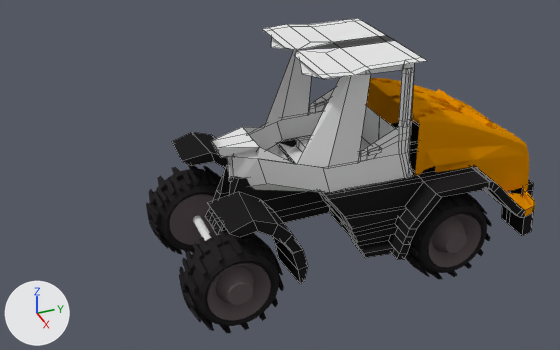
The Blender file Models/Vehicles/Land/LIEBHERRL538/LIEBHERRL538.blend, before and after one commit.
Both versions are drawn from a camera (50 mm lens) standing at (20.93, -6.93, 11.9) and looking at (-0.06, 1.4, -0.32). Lighting does not change. The marker at lower left points along +X, +Y and +Z. Mesh edges are drawn as thin lines on the coarser meshes.

The first picture shows 'BackHood', 'Cab', 'Chassis', 'backLeftRim', 'backLeftRim.002', 'leftBackTire', 'leftTopTire', 'rightLeftRim', 'rightTopTire'.
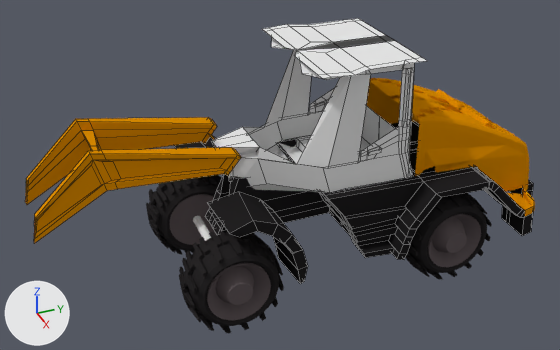
Changed parts and their boxes [x1, y1, x2, y2] in the pictures (560 x 350 px):
'LoaderLiftArm', added
    after: [25, 117, 241, 244]

What the commit changed:
Mesh me_plane_002 is new.
It has 58 vertices, 48 faces and spans x -1.0..8.2, y -54.0..1.1, z -4.9..0.3.
It uses material mat_liebherrorange (orange #dd8d01).
Object 'LoaderLiftArm' (ob_loaderliftarm) is new; it shows me_plane_002.
Its parent is ob_liebherr538.
Its location is (-0.109, -2.783, 1.835).
Its rotation in degrees is (-39, 0, 0).
Its scale is (0.178, 0.0759, 1.0).
It gains a MIRROR modifier named 'Mirror'.
